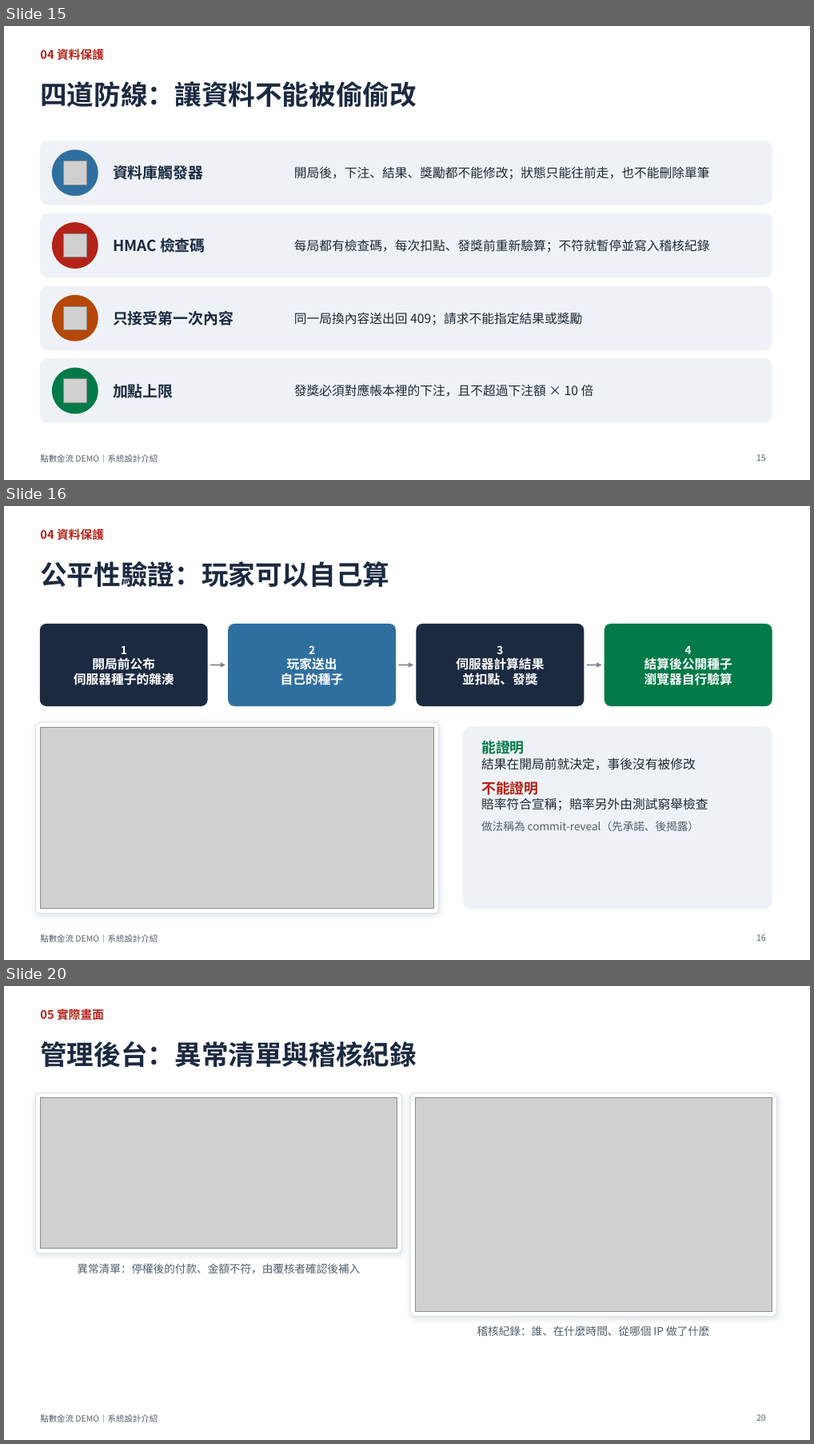
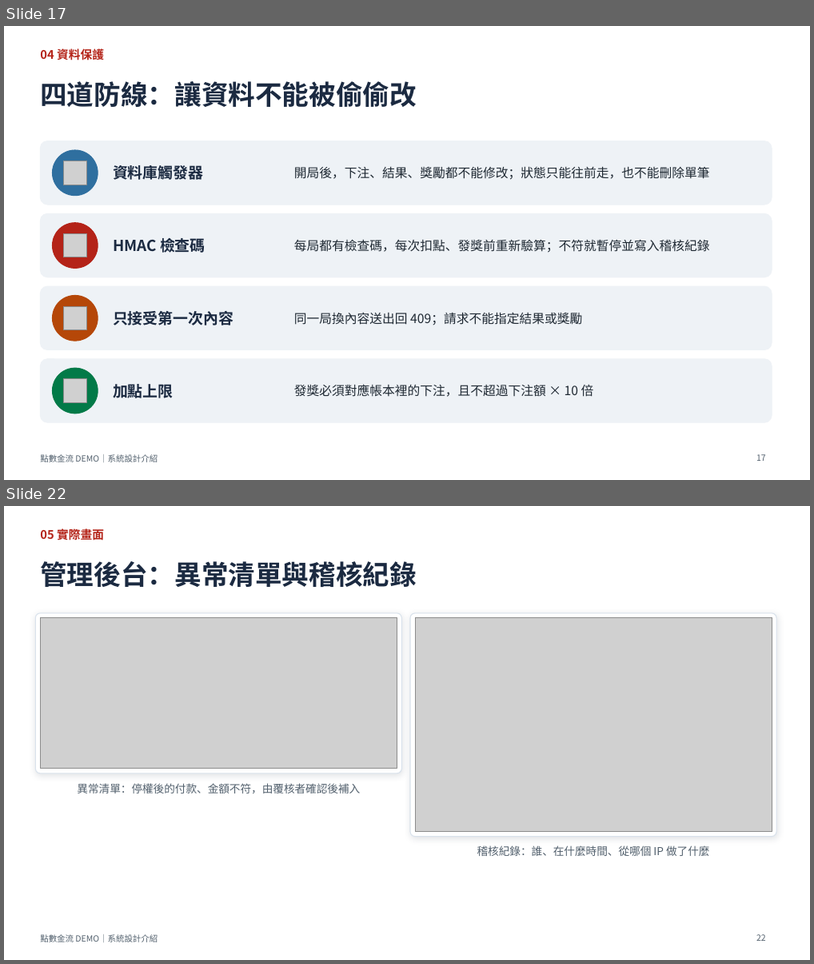
Before and after one commit to knnv0576/TopUpSystem, a slide deck: docs/點數金流DEMO_系統設計介紹.pptx. Shown one above the other, each under a label of ours: slides 15, 16 and 20 before the commit, slides 17 and 22 after it; the slides between them are not shown. The pictures are 814x1444 and 814x964 pixels, drawn with LibreOffice and Linux fonts; fonts in the diff are those of the drawing; grey boxes stand for pictures. Boxes give left, top, right and bottom in pixels: in the first picture for what was removed or moved away, otherwise in the second. Text is boxed around its words. In the diff, an @@ line names an element or a change of style, - is before the commit and + after.

```diff
--- a/docs/點數金流DEMO_系統設計介紹.pptx
+++ b/docs/點數金流DEMO_系統設計介紹.pptx
@@ slide 16 removed at bbox=[4, 506, 810, 960], background #FFFFFF; not listed: 1 template element that a slide beside it also shows @@
@@ text removed at bbox=[40, 527, 104, 542] @@
-04 資料保護
@@ title removed at bbox=[40, 561, 390, 587] @@
-公平性驗證：玩家可以自己算
@@ rounded rectangle removed at bbox=[40, 624, 207, 706] @@
@@ rounded rectangle removed at bbox=[229, 624, 395, 706] @@
@@ rounded rectangle removed at bbox=[417, 624, 584, 706] @@
@@ rounded rectangle removed at bbox=[606, 624, 772, 706] @@
@@ text removed at bbox=[74, 646, 174, 685] @@
-1
-開局前公布
-伺服器種子的雜湊
@@ text removed at bbox=[281, 645, 344, 685] @@
-2
-玩家送出
-自己的種子
@@ text removed at bbox=[456, 645, 544, 685] @@
-3
-伺服器計算結果
-並扣點、發獎
@@ text removed at bbox=[645, 646, 733, 685] @@
-4
-結算後公開種子
-瀏覽器自行驗算
@@ arrow removed from (210, 664) to (226, 665) @@
@@ arrow removed from (399, 664) to (414, 665) @@
@@ arrow removed from (587, 664) to (602, 665) @@
@@ rounded rectangle removed at bbox=[35, 722, 439, 913] @@
@@ picture removed at bbox=[40, 727, 434, 908] @@
@@ rounded rectangle removed at bbox=[464, 727, 772, 908] @@
@@ text removed at bbox=[482, 738, 708, 831] @@
-能證明
-結果在開局前就決定，事後沒有被修改
-不能證明
-賠率符合宣稱；賠率另外由測試窮舉檢查
-做法稱為 commit-reveal（先承諾、後揭露）
@@ page number removed at bbox=[757, 934, 766, 940] @@
-16
@@ what was slide 15 is now slide 17 @@
@@ page number at bbox=[757, 454, 766, 460]: text changed @@
-15
+17
@@ what was slide 20 is now slide 22 @@
@@ page number at bbox=[757, 934, 766, 940]: text changed @@
-20
+22
```
Also in this commit, not shown: 8 slides changed, 6 slides added, 2 other slides removed, 49 other files.
